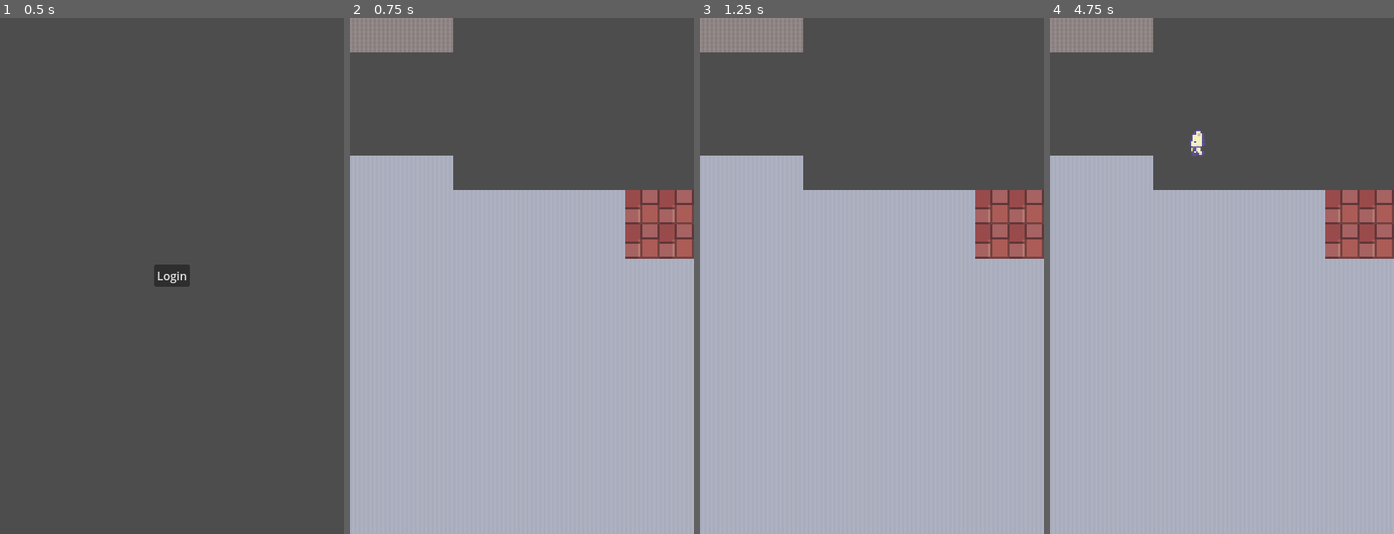
Above: before the commit, frames 1-4 (left to right).
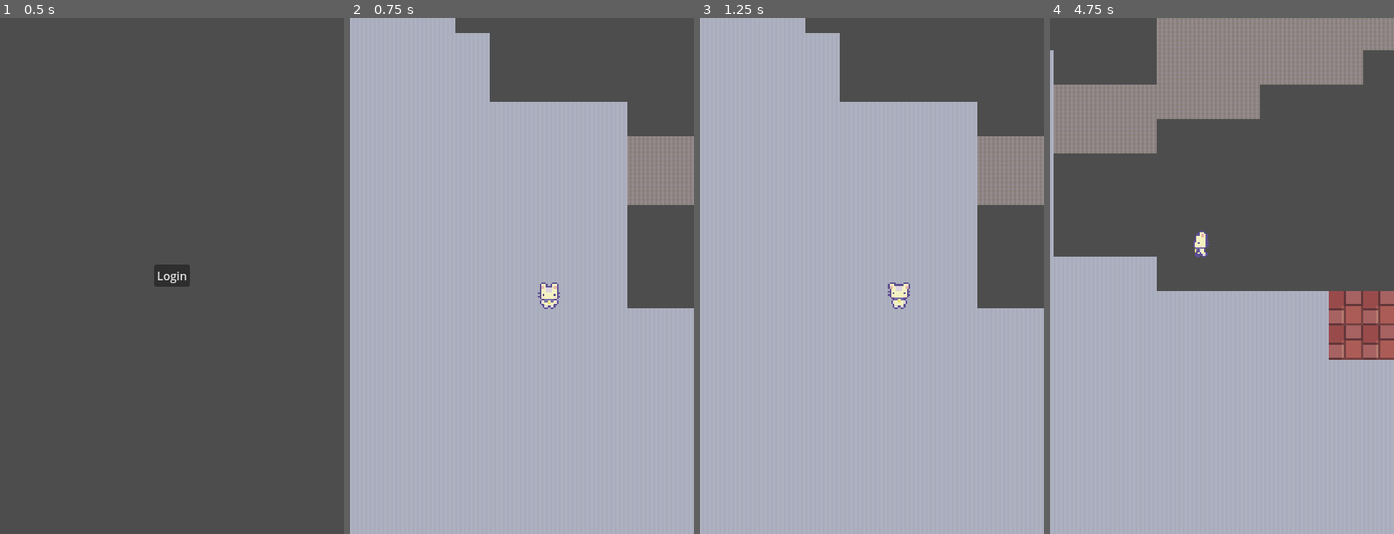
Above: after the commit, the same moments.

Repository: TebelR/devClubHack2025
Game: Godot game, scene res://main.tscn
Two runs of this game, one before a commit and one after it. Both use one fixed random seed, a clock stepped at 60 frames per second and the inputs below.
Inputs:
- Up to frame 1 (0.5 s): no input
- Up to frame 2 (0.75 s): click "Login" at 0.5 s
- Up to frame 3 (1.25 s): no input
- Up to frame 4 (4.75 s): tap Enter at 1.25 s; hold Right (ui_right) 1.28-2.03 s; hold Down (ui_down) 2.03-2.78 s; hold Right (ui_right) 2.78-3.53 s; hold Up (ui_up) 3.53-4.28 s; hold Left (ui_left) from 4.28 s (still down)

Frame 1 is identical in both runs. In frame 2, 25% of the frame differs, in the area x 0-100%, y 0-57%; in frame 3, 25%; in frame 4, 38%, in the area x 0-100%, y 0-67%.

Commit message:
Player spawns in nicely, camera works

Diff:
--- a/Characters/player.gd
+++ b/Characters/player.gd
@@ -50,8 +50,6 @@
 
 
 
-
-
 #cleanup method - this functions like a destructor
 func _exit_tree():
 	disable_camera()
--- a/eng_main_scene.gd
+++ b/eng_main_scene.gd
@@ -14,10 +14,10 @@
 
 func _ready() -> void:
 	#need to get player coordinates before spawning
-	var root = get_tree().root.get_node("Main")
-	var location = root.get_location()
-	spawnPlayer(location.x, location.y)#spawn at 0,0 for now
-
+	if (get_tree()):
+		var root = get_tree().root.get_node("Main")
+		var location = root.get_location()
+		spawnPlayer(location.x, location.y)#spawn at 0,0 for now
 
 
 
@@ -26,3 +26,4 @@
 	var player= preload("res://Characters/player.tscn").instantiate()
 	add_child(player)
 	player.position = location
+	player.activate_camera()
--- a/main.gd
+++ b/main.gd
@@ -48,12 +48,18 @@
 
 #prevents doubling up of scenes
 func hide_all_scenes():
-	eng_main_scene.hide()
-	eng_2_scene.hide()
-	eng_base_scene.hide()
-	ui.hide()
-	player_scene.hide()
-	menu_scene.hide()
+	#eng_main_scene.hide()
+	#eng_2_scene.hide()
+	#eng_base_scene.hide()
+	#ui.hide()
+	#player_scene.hide()
+	#menu_scene.hide()
+	eng_main_scene.queue_free()
+	eng_2_scene.queue_free()
+	eng_base_scene.queue_free()
+	ui.queue_free()
+	player_scene.queue_free()
+	menu_scene.queue_free()
 
 
 func set_portrait_mode():
